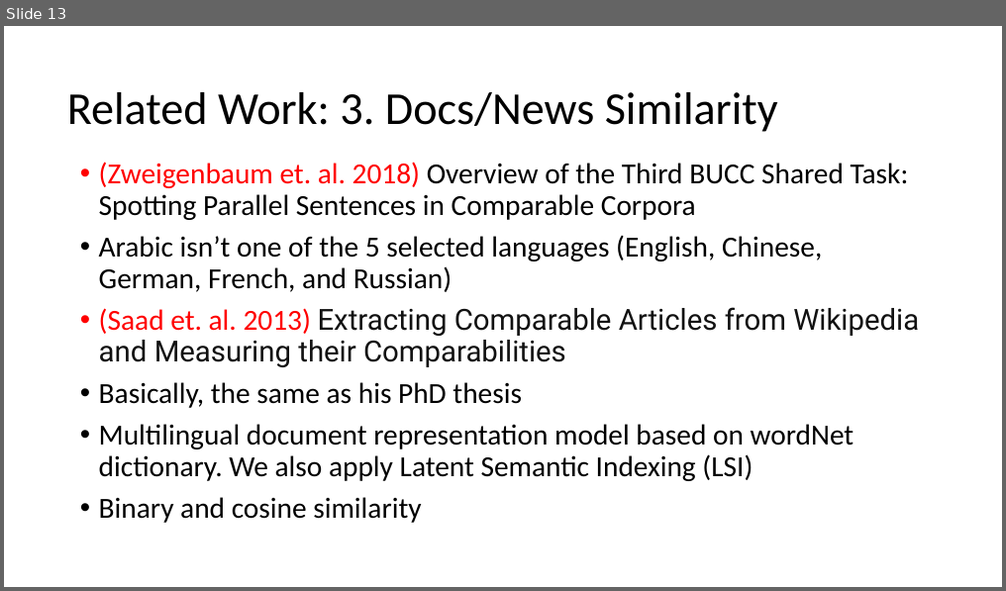
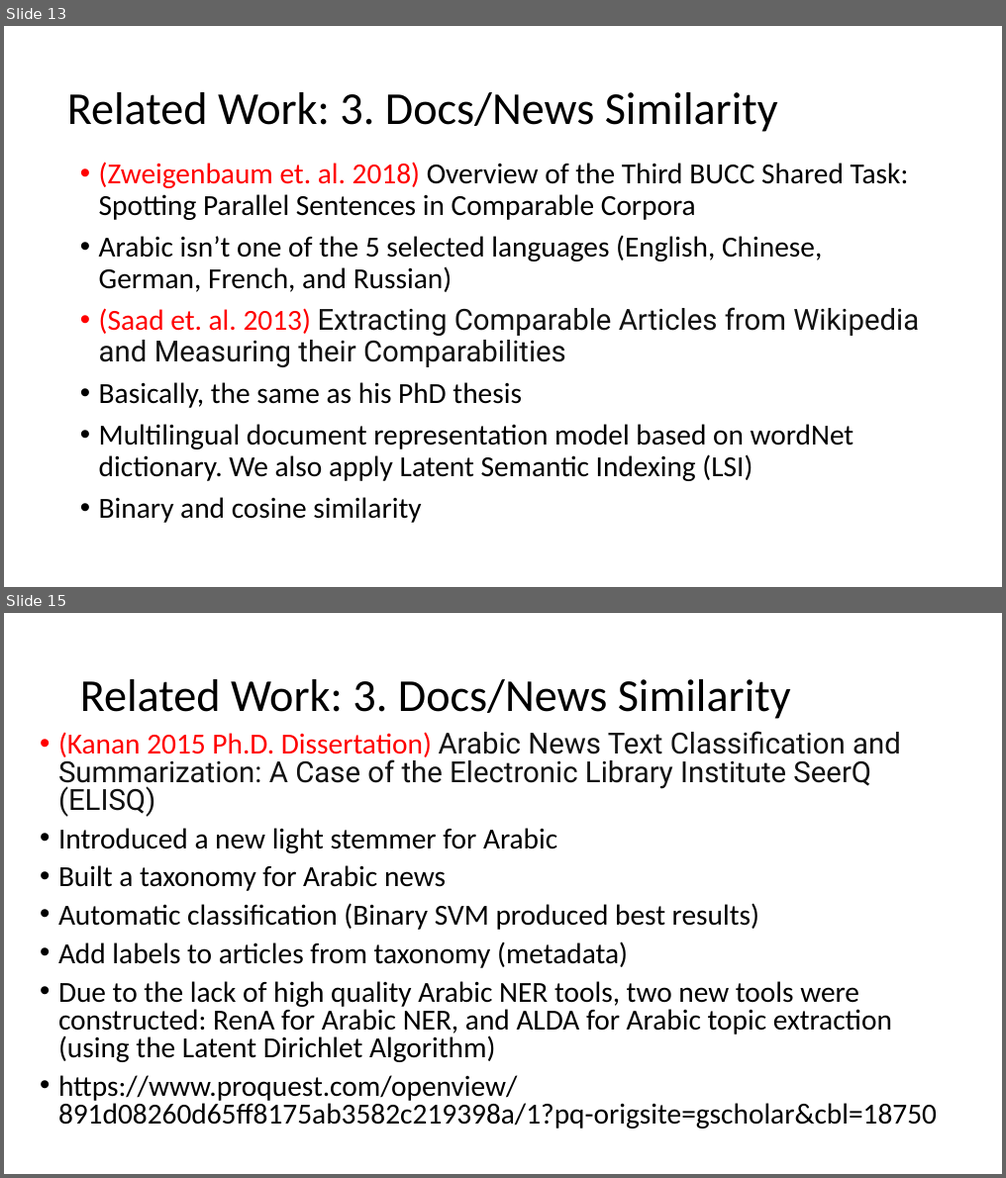
Before and after one commit to HussamHallak/TPDL2022, a slide deck: TPDL 2022 Paper Updates.pptx. Shown one above the other, each under a label of ours: slide 13 before the commit, slides 13 and 15 after it; the slides between them are not shown. The pictures are 1006x591 and 1006x1178 pixels, drawn with LibreOffice and Linux fonts; fonts in the diff are those of the drawing. Boxes give left, top, right and bottom in pixels: in the first picture for what was removed or moved away, otherwise in the second. Text is boxed around its words. In the diff, an @@ line names an element or a change of style, - is before the commit and + after.

```diff
--- a/TPDL 2022 Paper Updates.pptx
+++ b/TPDL 2022 Paper Updates.pptx
@@ slide 15 added at [4,613,1002,1174], background #FFFFFF @@
@@ title added at [80,679,791,719], 44 pt, text #000000 @@
+Related Work: 3. Docs/News Similarity
@@ text added at [58,731,937,1129], 28 pt, text #000000 @@
+• (Kanan 2015 Ph.D. Dissertation) Arabic News Text Classification and Summarization: A Case of the Electronic Library Institute SeerQ (ELISQ)
+• Introduced a new light stemmer for Arabic
+• Built a taxonomy for Arabic news
+• Automatic classification (Binary SVM produced best results)
+• Add labels to articles from taxonomy (metadata)
+• Due to the lack of high quality Arabic NER tools, two new tools were constructed: RenA for Arabic NER, and ALDA for Arabic topic extraction (using the Latent Dirichlet Algorithm)
+• https://www.proquest.com/openview/891d08260d65ff8175ab3582c219398a/1?pq-origsite=gscholar&cbl=18750
```
Also in this commit, not shown: 1 slide changed, 3 other slides added, 1 slide removed.
